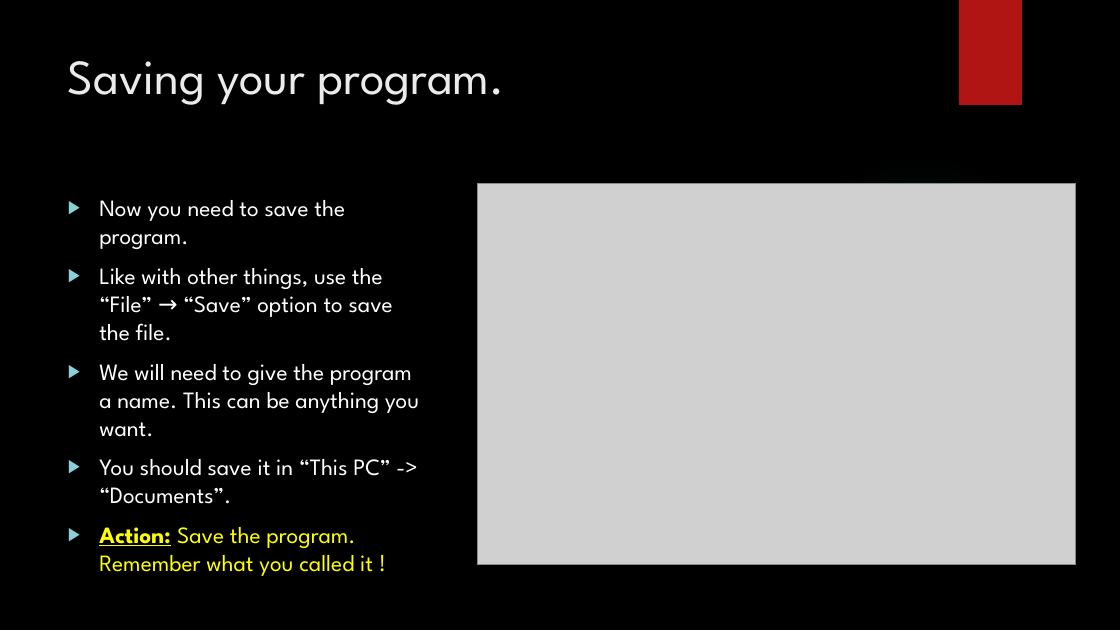
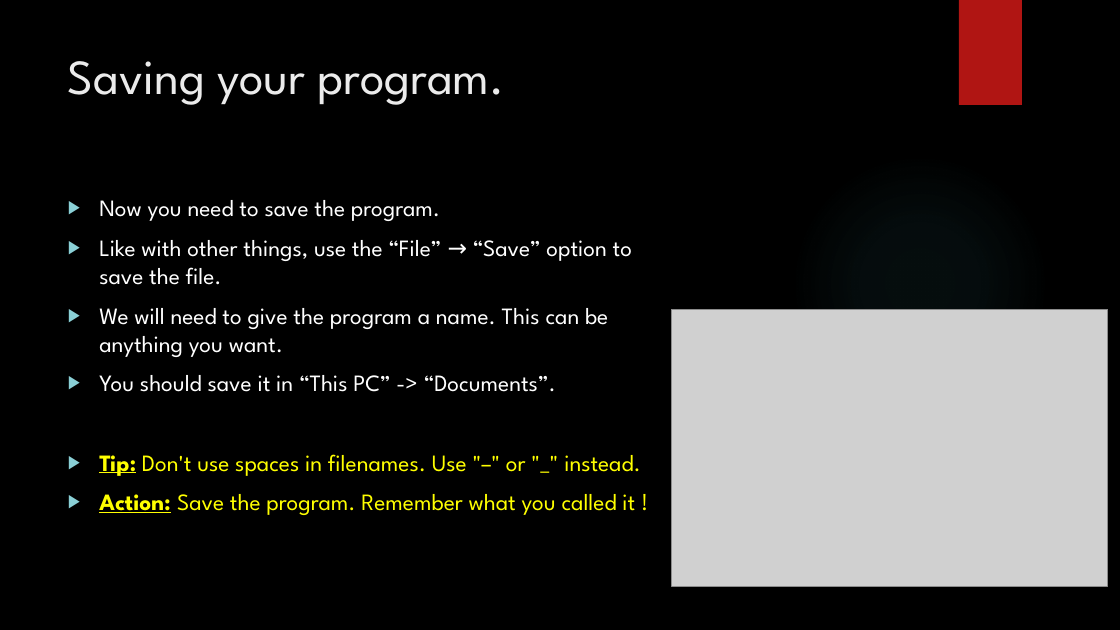
Before and after one commit to davidgroves/DGM_Tutorials, a slide deck: slide 8 of week1/week1.pptx. Drawn at 1120x630 pixels with LibreOffice and Linux fonts; fonts in the diff are those of the drawing; grey boxes stand for pictures; background and template pictures are left out. Boxes give left, top, right and bottom in pixels: in the first picture for what was removed or moved away, otherwise in the second. Text is boxed around its words. In the diff, an @@ line names an element or a change of style, - is before the commit and + after.

```diff
--- a/week1/week1.pptx
+++ b/week1/week1.pptx
@@ picture: place and size @@
-picture at (477,184,1075,565)
+picture at (672,309,1108,586)
@@ text at (99,454,641,476): paragraph added @@
+▶ Tip: Don't use spaces in filenames. Use "–" or "_" instead.
```
Also in this commit, not shown: 24 other files.
